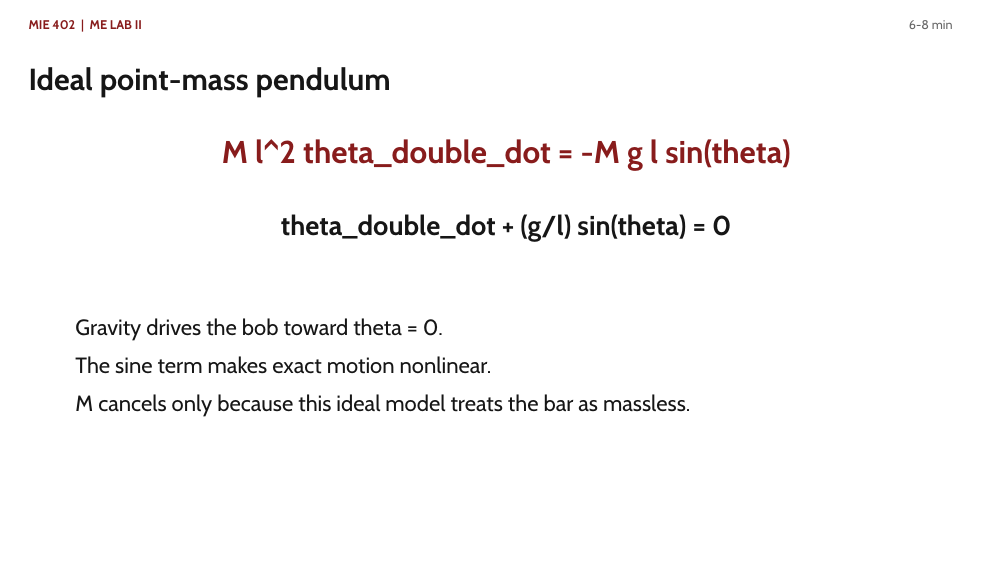
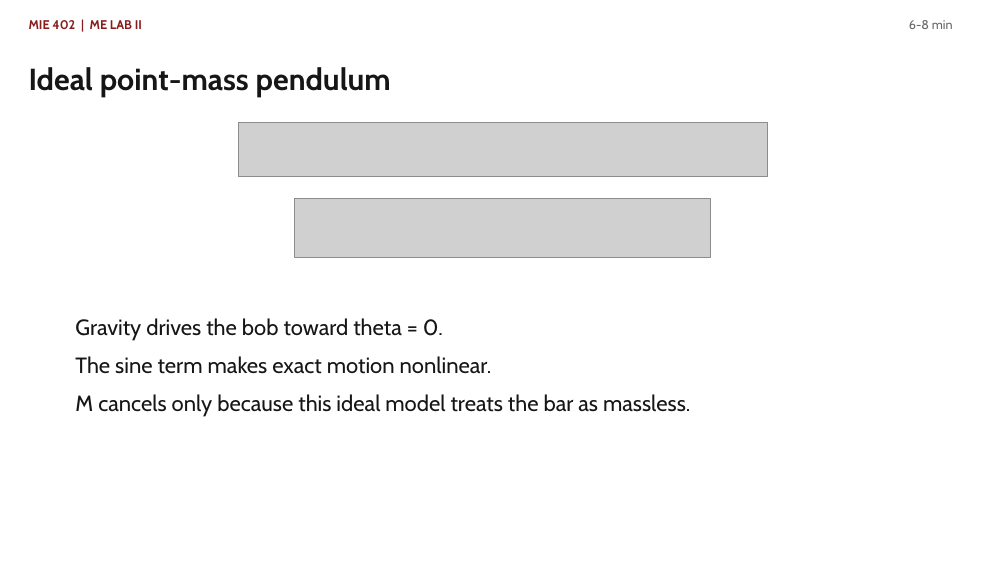
Before and after one commit to Ehsan-Roohi/MIE402-Lab, a slide deck: slide 4 of site/docs/MIE402_Lecture03_Single_Pendulum_PreLab2_Fall2026.pptx. Drawn at 1008x567 pixels with LibreOffice and Linux fonts; fonts in the diff are those of the drawing; grey boxes stand for pictures. Boxes give left, top, right and bottom in pixels: in the first picture for what was removed or moved away, otherwise in the second. Text is boxed around its words. In the diff, an @@ line names an element or a change of style, - is before the commit and + after.

```diff
--- a/site/docs/MIE402_Lecture03_Single_Pendulum_PreLab2_Fall2026.pptx
+++ b/site/docs/MIE402_Lecture03_Single_Pendulum_PreLab2_Fall2026.pptx
@@ text removed at (222,139,791,170) @@
-M l^2 theta_double_dot = -M g l sin(theta)
@@ picture added at (238,123,768,177) @@
@@ picture added at (295,198,711,257) @@
@@ text removed at (281,214,731,241) @@
-theta_double_dot + (g/l) sin(theta) = 0
```
Also in this commit, not shown: 7 other slides changed, 4 other files.
